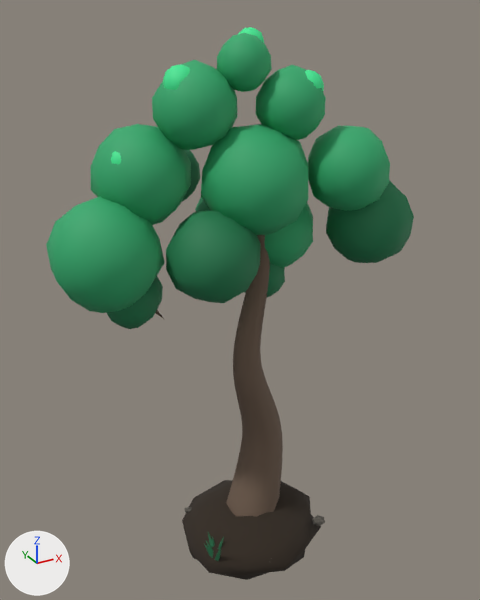
Two versions of the glTF model assets/models/garden-canopy.glb, one commit apart.
Rendered twice from a 50 mm camera at (-1.17, -2.03, 2.09) aimed at (0.02, 0.13, 1.01). Every picture has the same lights, and +X, +Y and +Z are marked at lower left. The picture after the commit comes second. Vertices at exactly the same position are counted once.

Objects in the first picture: 'garden-canopy'.
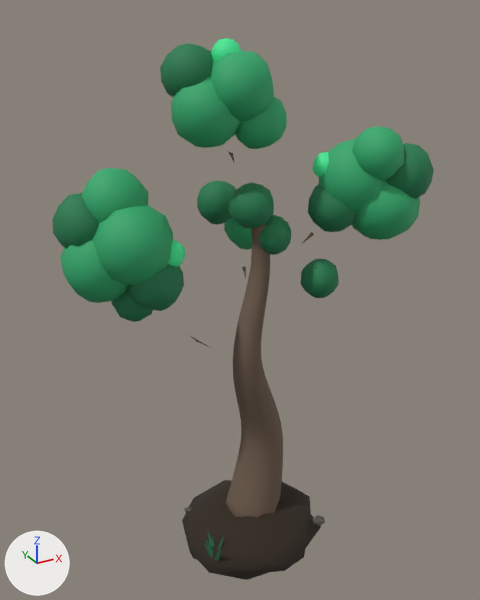
Boxes (x1, y1, x2, y2) around the edits, measured in the pictures (480 x 600 px; the box of a moved part takes in the faces that stretch with it):
'garden-canopy', reshaped: before (46, 27, 414, 580); after (52, 38, 434, 580)
part 1 of me_garden_canopy, moved or reshaped: before (326, 180, 414, 263); after (352, 181, 420, 240)
part 2 of me_garden_canopy, moved or reshaped: before (308, 126, 390, 211); after (319, 138, 385, 214)
part 3 of me_garden_canopy, moved or reshaped: before (201, 124, 308, 235); after (352, 126, 404, 182)
part 4 of me_garden_canopy, moved or reshaped: before (182, 150, 200, 201); after (210, 51, 274, 121)
part 5 of me_garden_canopy, moved or reshaped: before (152, 60, 238, 150); after (235, 96, 287, 149)
part 6 of me_garden_canopy, moved or reshaped: before (244, 263, 285, 297); after (224, 217, 252, 250)
part 7 of me_garden_canopy, moved or reshaped: before (256, 65, 326, 140); after (386, 143, 434, 199)
part 8 of me_garden_canopy, moved or reshaped: before (91, 124, 191, 225); after (308, 184, 356, 232)
part 9 of me_garden_canopy, moved or reshaped: before (166, 211, 261, 303); after (259, 215, 291, 255)
part 10 of me_garden_canopy, moved or reshaped: before (305, 70, 324, 91); after (111, 290, 153, 322)
part 11 of me_garden_canopy, moved or reshaped (mostly hidden before): before (195, 197, 211, 212); after (301, 259, 339, 298)
part 12 of me_garden_canopy, moved or reshaped: before (107, 276, 163, 329); after (197, 180, 236, 225)
part 13 of me_garden_canopy, moved or reshaped (mostly hidden before): before (111, 151, 121, 164); after (168, 240, 185, 267)
part 14 of me_garden_canopy, added: after (312, 152, 329, 177)
part 15 of me_garden_canopy, added (green): after (60, 240, 128, 303)
part 16 of me_garden_canopy, moved or reshaped: before (46, 27, 313, 517); after (52, 38, 314, 518)

The change, as a diff of the scene's bpy script:
```diff
--- a/assets/models/garden-canopy.glb.py
+++ b/assets/models/garden-canopy.glb.py
@@ me_garden_canopy @@
-me_garden_canopy.from_pydata(...)  # 2857 vertices, 5567 faces; spans x -0.71..0.65, y -0.3..0.49, z -0.17..2.03
+me_garden_canopy.from_pydata(...)  # 4038 vertices, 7967 faces; spans x -0.66..0.66, y -0.3..0.53, z -0.17..1.99
+# me_garden_canopy part 1: the loose piece of 62 vertices spanning x 0.33..0.65, y -0.24..0.12, z 1.14..1.5 is scaled about its middle by 0.802, then moved by (0.01, -0.06, 0.08), in mat_devlofyleafmid (green #2fa96c)
+# me_garden_canopy part 2: the loose piece of 62 vertices spanning x 0.19..0.49, y -0.25..0.05, z 1.4..1.7 is scaled about its middle by (0.904, 0.902, 0.918), then moved by (0.06, 0.04, -0.05)
+# me_garden_canopy part 3: the loose piece of 62 vertices spanning x -0.19..0.18, y -0.22..0.17, z 1.34..1.72 is scaled about its middle by 0.511, then moved by (0.44, -0.12, 0.07)
+# me_garden_canopy part 4: the loose piece of 62 vertices spanning x -0.32..-0.08, y 0.17..0.4, z 1.4..1.64 is moved by (0.18, -0.22, 0.32), in mat_devlofyleafmid (green #2fa96c)
+# me_garden_canopy part 5: the loose piece of 62 vertices spanning x -0.32..-0.04, y -0.07..0.22, z 1.64..1.93 is scaled about its middle by 0.69, then moved by (0.24, -0.02, -0.06)
+# me_garden_canopy part 6: the loose piece of 62 vertices spanning x -0.01..0.2, y 0.01..0.23, z 1.01..1.23 is moved by (0.12, 0.3, 0.1), in mat_devlofyleafmid (green #2fa96c)
+# me_garden_canopy part 7: the loose piece of 62 vertices spanning x 0.02..0.26, y -0.14..0.1, z 1.65..1.91 is scaled about its middle by 0.884, then moved by (0.42, -0.14, -0.26), in mat_devlofyleafdeep (dark green #1e7b4e)
+# me_garden_canopy part 8: the loose piece of 62 vertices spanning x -0.53..-0.19, y -0.01..0.33, z 1.38..1.73 is scaled about its middle by 0.573, then moved by (0.69, -0.2, -0.15), in mat_devlofyleafdeep (dark green #1e7b4e)
+# me_garden_canopy part 9: the loose piece of 62 vertices spanning x -0.34..-0.02, y -0.21..0.13, z 1.12..1.45 is scaled about its middle by (0.438, 0.439, 0.447), then moved by (0.28, 0.06, 0.02)
+# me_garden_canopy part 10: the loose piece of 62 vertices spanning x 0.13..0.23, y -0.11..-0.01, z 1.78..1.9 is scaled about its middle by 1.63, then moved by (-0.58, 0.26, -0.76), in mat_devlofyleafdeep (dark green #1e7b4e)
+# me_garden_canopy part 11: the loose piece of 62 vertices spanning x -0.04..0.2, y 0.23..0.49, z 1.17..1.43 is scaled about its middle by (0.606, 0.614, 0.605), then moved by (0.22, -0.38, -0.2)
+# me_garden_canopy part 12: the loose piece of 62 vertices spanning x -0.53..-0.3, y 0.06..0.3, z 0.98..1.22 is scaled about its middle by 0.75, then moved by (0.47, 0.2, 0.25)
+# me_garden_canopy part 13: the loose piece of 62 vertices spanning x -0.49..-0.39, y 0.05..0.15, z 1.57..1.67 is moved by (0.14, -0.04, -0.34)
+# me_garden_canopy part 14: the loose piece of 62 vertices spanning x 0.13..0.23, y -0.11..-0.01, z 1.78..1.9 is copied, and the copy is moved by (0.12, 0.04, -0.29); it spans x 0.25..0.35, y -0.07..0.03, z 1.5..1.6
+# me_garden_canopy part 15: a new loose piece of 62 vertices spanning x -0.66..-0.39, y 0.07..0.34, z 1.1..1.39, in mat_devlofyleafmid (green #2fa96c)
+# me_garden_canopy part 16: 55 vertices moved within x -0.39..0.53, y -0.12..0.43, z 0.1..1.95; 1410 vertices removed from x -0.71..0.56, y -0.16..0.46, z -0.01..2.03; 2168 vertices added at x -0.66..0.6, y -0.19..0.44, z -0.01..1.99
+# other edits to the shape of me_garden_canopy do not show in these pictures
 me_garden_canopy.materials.append(mat_devlofysoil)
```
